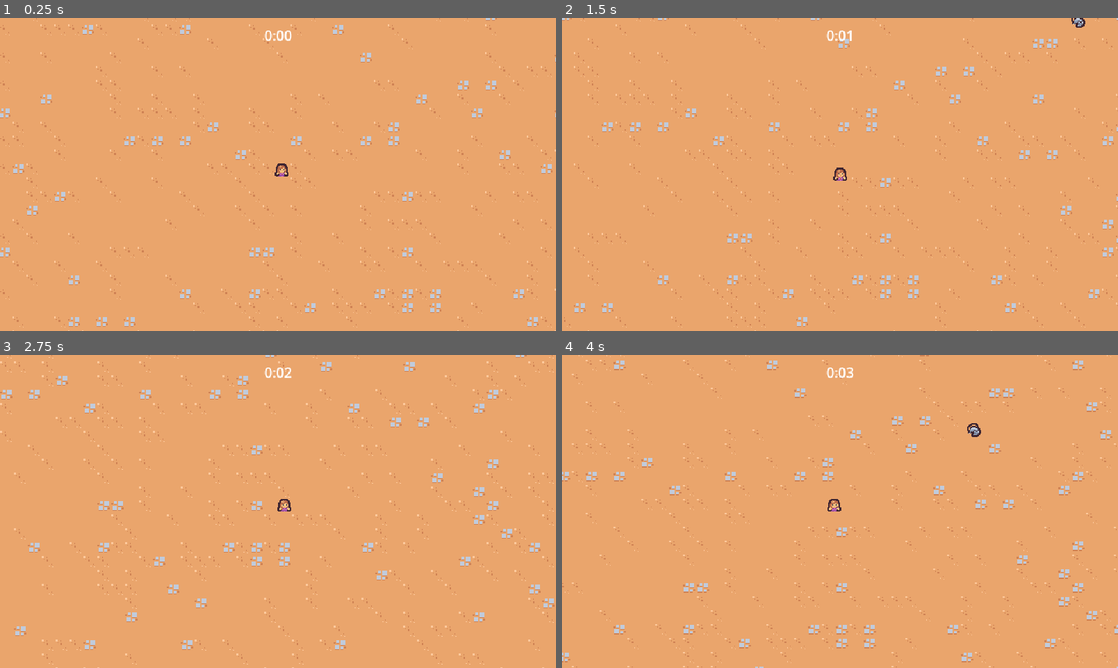
Above: before the commit, frames 1-4 (two rows, left to right).
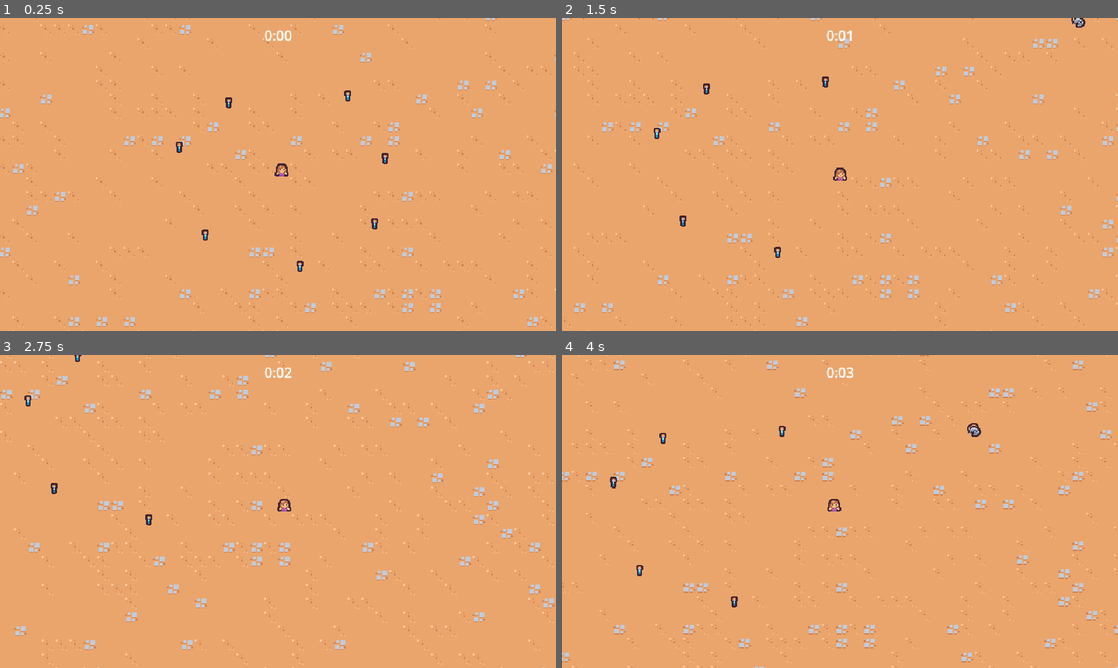
Above: after the commit, the same moments.

Repository: MinSungJe/Godot2DSurvivors
Game: Godot game, scene res://scenes/main/main.tscn
Same seed, same stepped clock (60 frames per second), same inputs: the game is played once before the commit and once after it.
Inputs:
- Up to frame 1 (0.25 s): no input
- Up to frame 2 (1.5 s): hold D (move_right) 0.53-1.28 s; hold S (move_down) from 1.28 s (still down)
- Up to frame 3 (2.75 s): release S (move_down) at 2.03 s; hold D (move_right) from 2.03 s (still down)
- Up to frame 4 (4 s): release D (move_right) at 2.78 s; hold W (move_up) 2.78-3.53 s; hold A (move_left) from 3.53 s (still down)

The runs differ from the first frame. In frame 1, 0.3% of the frame differs, in the area x 31-70%, y 23-82%; in frame 2, 0.2%; in frame 3, 0.1%; in frame 4, 0.2%.

Commit message:
Add Experience_vial

Diff:
--- a/project.godot
+++ b/project.godot
@@ -60,6 +60,7 @@
 2d_physics/layer_2="Plyaer"
 2d_physics/layer_3="Enemy"
 2d_physics/layer_4="EnemyCollision"
+2d_physics/layer_5="PlayerPickup"
 
 [rendering]
 
--- a/scenes/basic_enemy/basic_enemy.tscn
+++ b/scenes/game_object/basic_enemy/basic_enemy.tscn
@@ -1,7 +1,7 @@
 [gd_scene load_steps=5 format=3 uid="uid://b7erxnfxnjm5j"]
 
-[ext_resource type="Script" path="res://scenes/basic_enemy/basic_enemy.gd" id="1_7y7e0"]
-[ext_resource type="Texture2D" uid="uid://brvarpc3huk53" path="res://scenes/basic_enemy/basic_enemy.png" id="1_kywr5"]
+[ext_resource type="Script" path="res://scenes/game_object/basic_enemy/basic_enemy.gd" id="1_7y7e0"]
+[ext_resource type="Texture2D" uid="uid://brvarpc3huk53" path="res://scenes/game_object/basic_enemy/basic_enemy.png" id="1_kywr5"]
 
 [sub_resource type="CircleShape2D" id="CircleShape2D_rc846"]
 radius = 12.0
--- /dev/null
+++ b/scenes/game_object/exp_vial/experience_vial.gd
@@ -0,0 +1,9 @@
+extends Node2D
+
+
+func _ready():
+	$Area2D.area_entered.connect(on_area_entered)
+
+
+func on_area_entered(other_area: Area2D):
+	queue_free()
--- /dev/null
+++ b/scenes/game_object/exp_vial/experience_vial.tscn
@@ -0,0 +1,20 @@
+[gd_scene load_steps=4 format=3 uid="uid://b0w8lsqu87ils"]
+
+[ext_resource type="Script" path="res://scenes/game_object/exp_vial/experience_vial.gd" id="1_0txji"]
+[ext_resource type="Texture2D" uid="uid://bxxug6r2dajc5" path="res://scenes/game_object/exp_vial/exp_vial.png" id="1_3x56u"]
+
+[sub_resource type="CircleShape2D" id="CircleShape2D_5jvy2"]
+radius = 16.0
+
+[node name="ExperienceVial" type="Node2D"]
+script = ExtResource("1_0txji")
+
+[node name="Area2D" type="Area2D" parent="."]
+collision_layer = 0
+collision_mask = 16
+
+[node name="CollisionShape2D" type="CollisionShape2D" parent="Area2D"]
+shape = SubResource("CircleShape2D_5jvy2")
+
+[node name="Sprite2D" type="Sprite2D" parent="."]
+texture = ExtResource("1_3x56u")
--- a/scenes/game_camera/game_camera.tscn
+++ b/scenes/game_object/game_camera/game_camera.tscn
@@ -1,6 +1,6 @@
 [gd_scene load_steps=2 format=3 uid="uid://b8g3vtduqhwol"]
 
-[ext_resource type="Script" path="res://scenes/game_camera/game_camera.gd" id="1_ahuc6"]
+[ext_resource type="Script" path="res://scenes/game_object/game_camera/game_camera.gd" id="1_ahuc6"]
 
 [node name="GameCamera" type="Camera2D"]
 script = ExtResource("1_ahuc6")
--- a/scenes/player/player.tscn
+++ b/scenes/game_object/player/player.tscn
@@ -1,8 +1,11 @@
-[gd_scene load_steps=5 format=3 uid="uid://cbg11gutnupao"]
+[gd_scene load_steps=6 format=3 uid="uid://cbg11gutnupao"]
 
-[ext_resource type="Texture2D" uid="uid://bbj8dm063u0by" path="res://scenes/player/player.png" id="1_iajoa"]
-[ext_resource type="Script" path="res://scenes/player/player.gd" id="1_rjkby"]
+[ext_resource type="Texture2D" uid="uid://bbj8dm063u0by" path="res://scenes/game_object/player/player.png" id="1_iajoa"]
+[ext_resource type="Script" path="res://scenes/game_object/player/player.gd" id="1_rjkby"]
 [ext_resource type="PackedScene" uid="uid://c1fikcxrlho1i" path="res://scenes/ability/sword_ability_controller/sword_ability_controller.tscn" id="2_ea3a1"]
+
+[sub_resource type="CircleShape2D" id="CircleShape2D_6a2ok"]
+radius = 32.0
 
 [sub_resource type="CircleShape2D" id="CircleShape2D_6knrq"]
 radius = 5.0
@@ -16,6 +19,14 @@
 
 [node name="SwordAbilityController" parent="AbilityManager" instance=ExtResource("2_ea3a1")]
 
+[node name="Area2D" type="Area2D" parent="."]
+collision_layer = 16
+collision_mask = 0
+
+[node name="CollisionShape2D" type="CollisionShape2D" parent="Area2D"]
+position = Vector2(0, -5)
+shape = SubResource("CircleShape2D_6a2ok")
+
 [node name="Sprite2D" type="Sprite2D" parent="."]
 texture = ExtResource("1_iajoa")
 offset = Vector2(0, -8)
--- a/scenes/main/main.tscn
+++ b/scenes/main/main.tscn
@@ -1,11 +1,12 @@
-[gd_scene load_steps=7 format=3 uid="uid://ds3rbncs3ivh0"]
+[gd_scene load_steps=8 format=3 uid="uid://ds3rbncs3ivh0"]
 
-[ext_resource type="PackedScene" uid="uid://cbg11gutnupao" path="res://scenes/player/player.tscn" id="1_5yo4b"]
-[ext_resource type="PackedScene" uid="uid://b8g3vtduqhwol" path="res://scenes/game_camera/game_camera.tscn" id="1_7twnl"]
+[ext_resource type="PackedScene" uid="uid://cbg11gutnupao" path="res://scenes/game_object/player/player.tscn" id="1_5yo4b"]
+[ext_resource type="PackedScene" uid="uid://b8g3vtduqhwol" path="res://scenes/game_object/game_camera/game_camera.tscn" id="1_7twnl"]
 [ext_resource type="TileSet" uid="uid://o57lle67v4v" path="res://resources/tileset.tres" id="1_70m11"]
 [ext_resource type="PackedScene" uid="uid://bo51r1gmn1xe8" path="res://scenes/ui/arena_time_ui.tscn" id="1_lf2ln"]
 [ext_resource type="PackedScene" uid="uid://cpjteo1gp16lv" path="res://scenes/manager/arena_time_manager.tscn" id="2_5mhux"]
 [ext_resource type="PackedScene" uid="uid://b36iosh7olfrx" path="res://scenes/manager/enemy_manager.tscn" id="4_2i5mx"]
+[ext_resource type="PackedScene" uid="uid://b0w8lsqu87ils" path="res://scenes/game_object/exp_vial/experience_vial.tscn" id="7_0we28"]
 
 [node name="Main" type="Node"]
 
@@ -25,3 +26,24 @@
 
 [node name="Player" parent="." instance=ExtResource("1_5yo4b")]
 position = Vector2(551, 369)
+
+[node name="ExperienceVial" parent="." instance=ExtResource("7_0we28")]
+position = Vector2(433, 335)
+
+[node name="ExperienceVial2" parent="." instance=ExtResource("7_0we28")]
+position = Vector2(490, 284)
+
+[node name="ExperienceVial3" parent="." instance=ExtResource("7_0we28")]
+position = Vector2(627, 276)
+
+[node name="ExperienceVial4" parent="." instance=ExtResource("7_0we28")]
+position = Vector2(670, 348)
+
+[node name="ExperienceVial5" parent="." instance=ExtResource("7_0we28")]
+position = Vector2(658, 423)
+
+[node name="ExperienceVial6" parent="." instance=ExtResource("7_0we28")]
+position = Vector2(572, 472)
+
+[node name="ExperienceVial7" parent="." instance=ExtResource("7_0we28")]
+position = Vector2(463, 436)
--- a/scenes/manager/enemy_manager.tscn
+++ b/scenes/manager/enemy_manager.tscn
@@ -1,7 +1,7 @@
 [gd_scene load_steps=3 format=3 uid="uid://b36iosh7olfrx"]
 
 [ext_resource type="Script" path="res://scenes/manager/enemy_manager.gd" id="1_khmjt"]
-[ext_resource type="PackedScene" uid="uid://b7erxnfxnjm5j" path="res://scenes/basic_enemy/basic_enemy.tscn" id="2_h5gd3"]
+[ext_resource type="PackedScene" uid="uid://b7erxnfxnjm5j" path="res://scenes/game_object/basic_enemy/basic_enemy.tscn" id="2_h5gd3"]
 
 [node name="EnemyManager" type="Node"]
 script = ExtResource("1_khmjt")
Renamed: scenes/basic_enemy/basic_enemy.gd -> scenes/game_object/basic_enemy/basic_enemy.gd
Renamed: scenes/basic_enemy/basic_enemy.png -> scenes/game_object/basic_enemy/basic_enemy.png
Not shown, added: scenes/game_object/basic_enemy/basic_enemy.png.import
Binary file added: scenes/game_object/exp_vial/exp_vial.png
Not shown, changed: scenes/game_object/exp_vial/exp_vial.png.import
Renamed: scenes/game_camera/game_camera.gd -> scenes/game_object/game_camera/game_camera.gd
Renamed: scenes/player/player.gd -> scenes/game_object/player/player.gd
Renamed: scenes/player/player.png -> scenes/game_object/player/player.png
Not shown, changed: scenes/game_object/player/player.png.import
